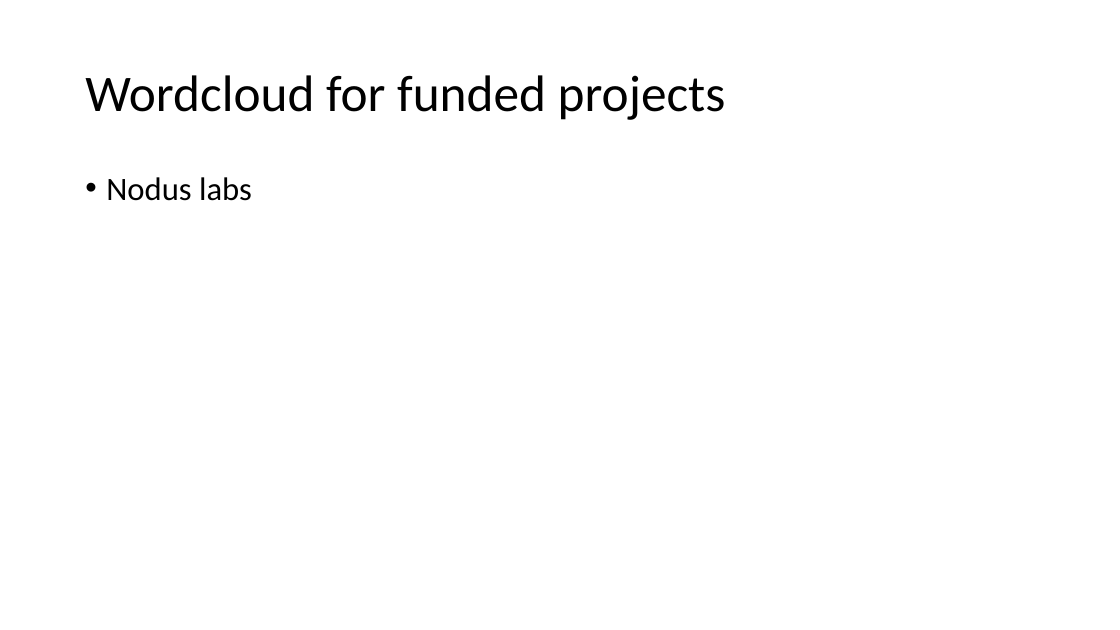
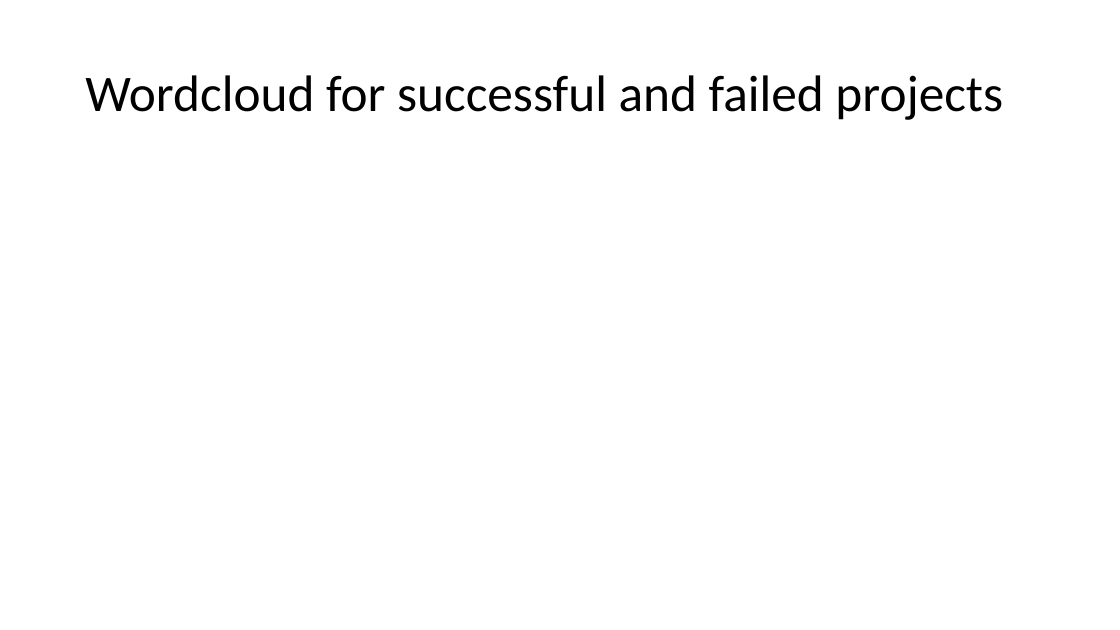
Before and after one commit to nicolerichter1989/kickstarter, a slide deck: slide 2 of kickstarter_presentation.pptx. Drawn at 1120x630 pixels with LibreOffice and Linux fonts; fonts in the diff are those of the drawing. Boxes give left, top, right and bottom in pixels: in the first picture for what was removed or moved away, otherwise in the second. Text is boxed around its words. In the diff, an @@ line names an element or a change of style, - is before the commit and + after.

```diff
--- a/kickstarter_presentation.pptx
+++ b/kickstarter_presentation.pptx
@@ title at box(85, 75, 1003, 120): text changed @@
-Wordcloud for funded projects
+Wordcloud for successful and failed projects
@@ text removed at box(106, 177, 252, 201) @@
-• Nodus labs
```
Also in this commit, not shown: 2 slides added, 1 slide removed, 2 other files.
